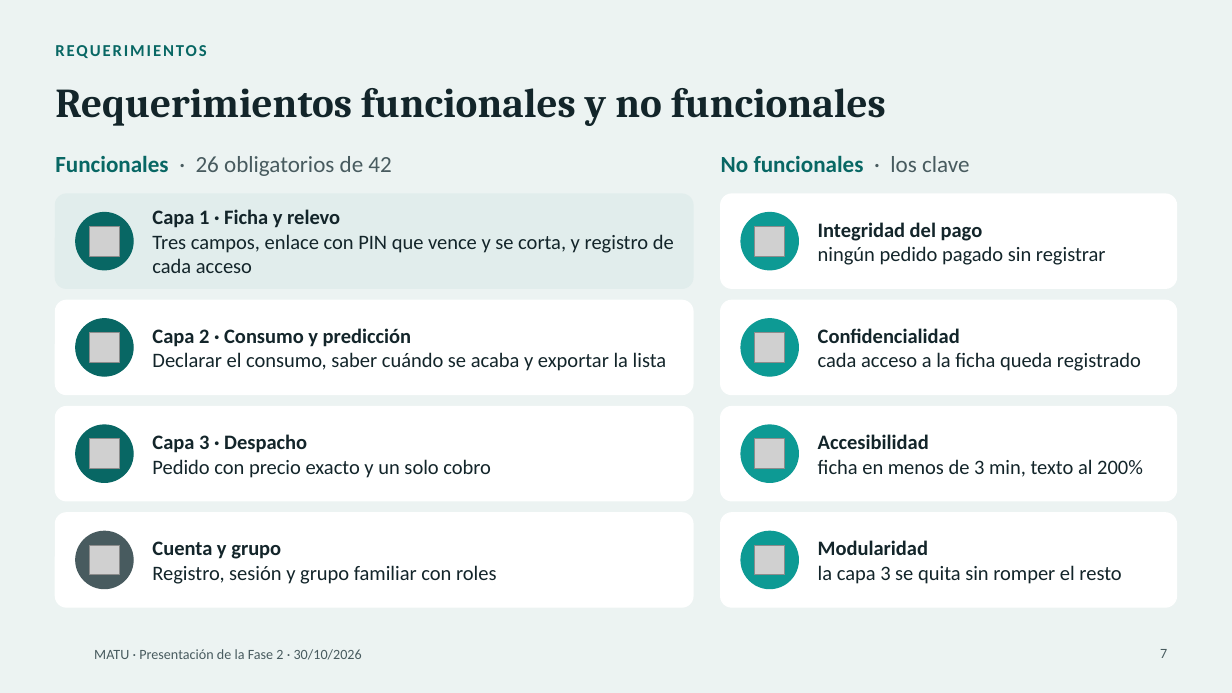
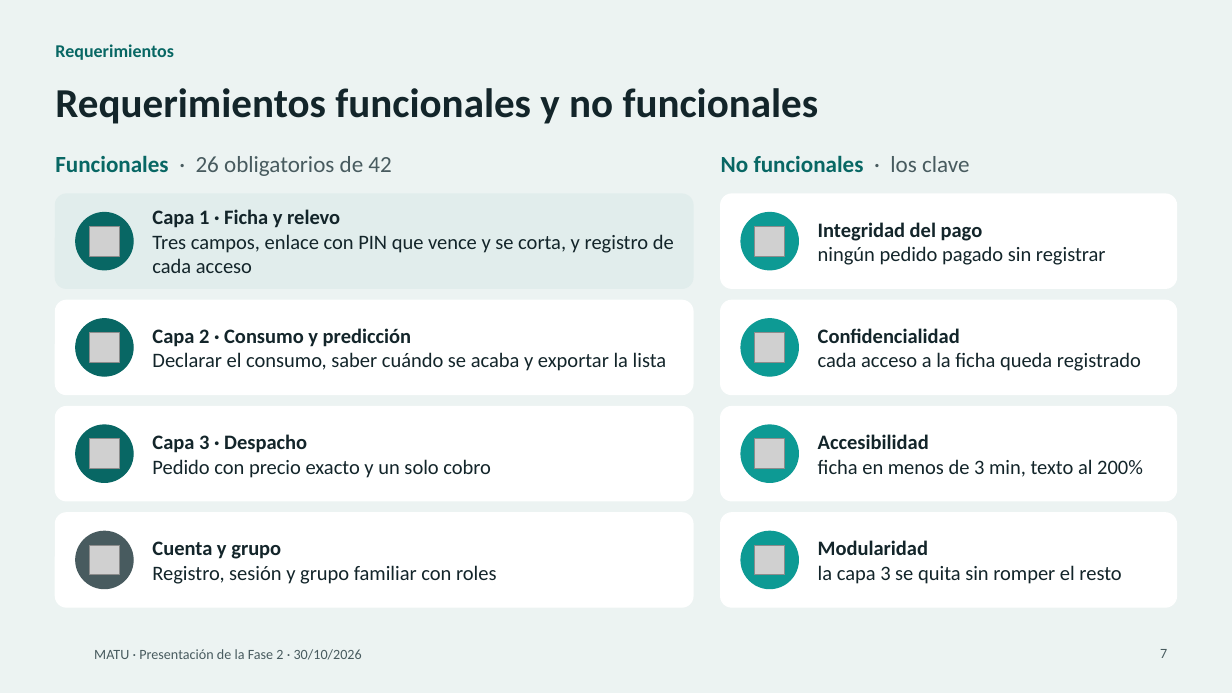
Before and after one commit to MartinHenriquez131/MATU, a slide deck: slide 7 of Fase 2/Evidencias Proyecto/MATU_Presentacion_Fase2.pptx. Drawn at 1232x693 pixels with LibreOffice and Linux fonts; fonts in the diff are those of the drawing; grey boxes stand for pictures; background and template pictures are left out. Boxes give left, top, right and bottom in pixels: in the first picture for what was removed or moved away, otherwise in the second. Text is boxed around its words. In the diff, an @@ line names an element or a change of style, - is before the commit and + after.

```diff
--- a/Fase 2/Evidencias Proyecto/MATU_Presentacion_Fase2.pptx
+++ b/Fase 2/Evidencias Proyecto/MATU_Presentacion_Fase2.pptx
@@ text at [55, 44, 174, 60]: text changed; size 13 to 14 pt @@
-REQUERIMIENTOS
+Requerimientos
@@ title "Requerimientos funcionales y no funcionales" at [55, 88, 819, 124]: font Cambria to Calibri @@
```
Also in this commit, not shown: 16 other slides changed, 1 slide added, 2 other files.
